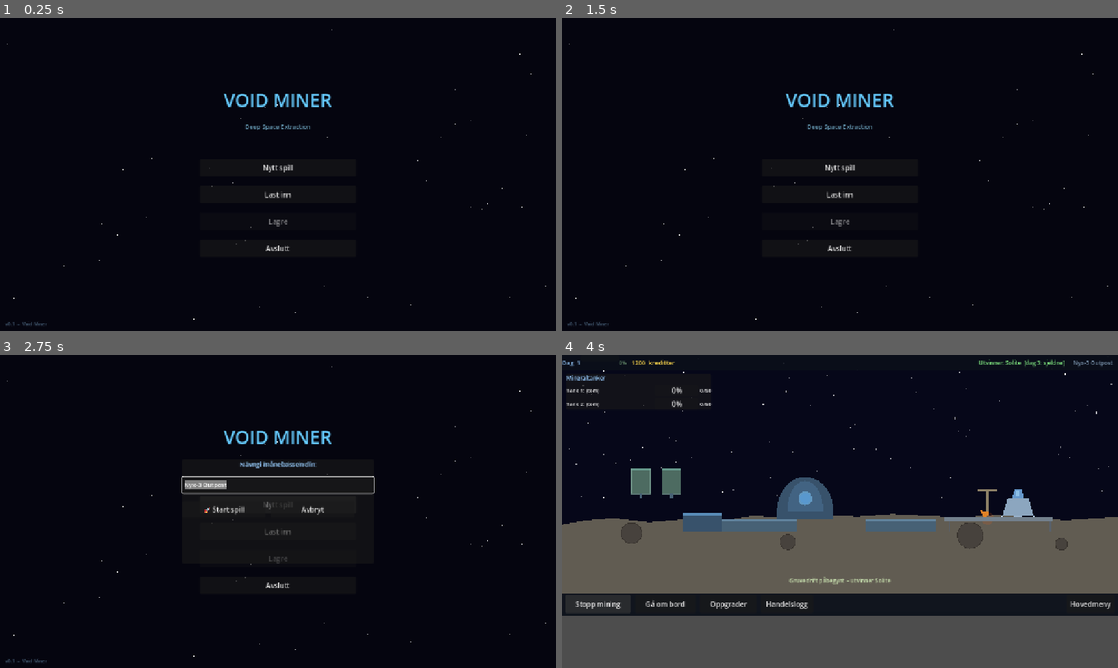
Above: before the commit, frames 1-4 (two rows, left to right).
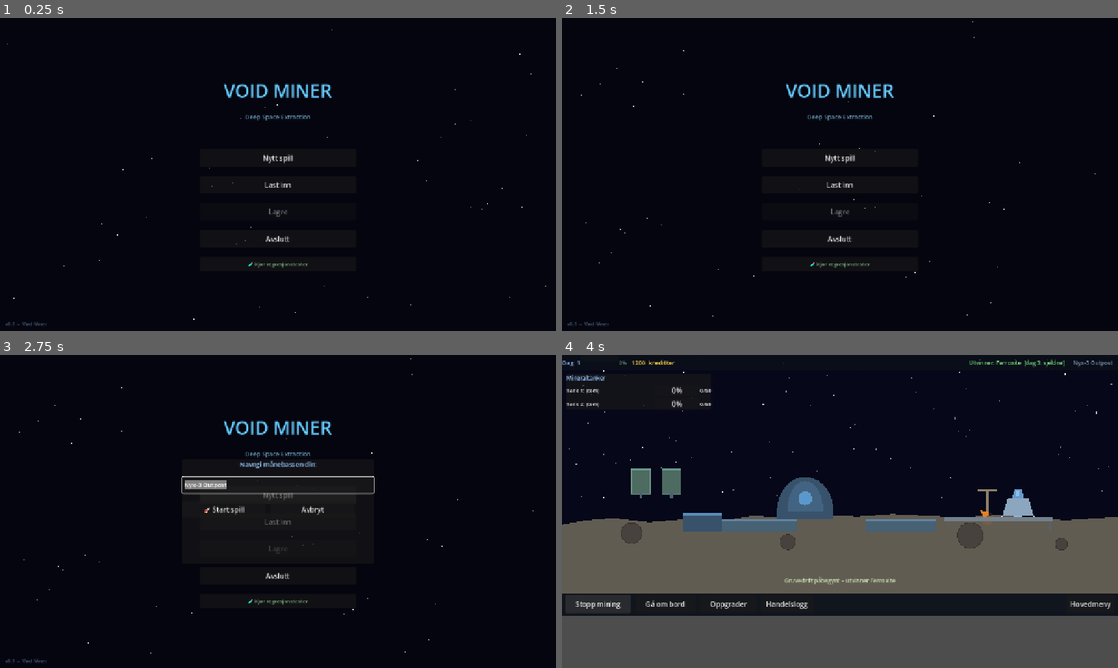
Above: after the commit, the same moments.

Repository: hansarne-lang/bruktbutikk
Game: Godot game, scene res://scenes/main_menu/MainMenu.tscn
Two runs of this game, one before a commit and one after it. Both use one fixed random seed, a clock stepped at 60 frames per second and the inputs below.
Inputs (mouse positions are in pixels of both pictures, inside the frame that each line leads up to):
- Up to frame 1 (0.25 s): no input
- Up to frame 2 (1.5 s): click (840, 265) at 0.5 s, where only the run after the commit has a clickable "🧪 Kjør regresjonstester"; click (606, 318) at 1.25 s, where only the run after the commit has a clickable "← Tilbake"
- Up to frame 3 (2.75 s): click "Nytt spill" at 2 s
- Up to frame 4 (4 s): click "🚀 Start spill" at 2.75 s; click "Start mining" at 3.5 s

The runs differ from the first frame. In frame 1, 1.6% of the frame differs, in the area x 37-60%, y 20-80%; in frame 2, 1.6%, in the area x 1-99%, y 1-97%; in frame 3, 1.4%; in frame 4, 0.2%.

Commit message:
50 regresjonstester + 4 spillforbedringer

Diff:
--- a/scenes/main_menu/MainMenu.tscn
+++ b/scenes/main_menu/MainMenu.tscn
@@ -58,6 +58,12 @@
 custom_minimum_size = Vector2(280, 40)
 text = "Avslutt"
 
+[node name="TestButton" type="Button" parent="VBoxContainer"]
+custom_minimum_size = Vector2(280, 32)
+text = "🧪 Kjør regresjonstester"
+theme_override_font_sizes/font_size = 12
+theme_override_colors/font_color = Color(0.5, 0.7, 0.5, 1)
+
 [node name="VersionLabel" type="Label" parent="."]
 layout_mode = 1
 anchors_preset = 4
--- /dev/null
+++ b/scenes/tests/TestScene.tscn
@@ -0,0 +1,53 @@
+[gd_scene load_steps=3 format=3]
+
+[ext_resource type="Script" path="res://scripts/tests/TestScene.gd" id="1"]
+[ext_resource type="Script" path="res://scripts/tests/TestRunner.gd" id="2"]
+
+[node name="TestScene" type="Node2D"]
+script = ExtResource("1")
+
+[node name="UI" type="CanvasLayer" parent="."]
+
+[node name="Bg" type="ColorRect" parent="UI"]
+position = Vector2(0, 0)
+size = Vector2(1280, 720)
+color = Color(0.03, 0.04, 0.08, 1)
+
+[node name="Header" type="Label" parent="UI"]
+position = Vector2(0, 10)
+custom_minimum_size = Vector2(1280, 36)
+text = "VOID MINER – REGRESJONSTESTER"
+horizontal_alignment = 1
+theme_override_font_sizes/font_size = 20
+theme_override_colors/font_color = Color(0.5, 0.8, 1.0, 1)
+
+[node name="SummaryLabel" type="Label" parent="UI"]
+position = Vector2(0, 44)
+custom_minimum_size = Vector2(1280, 28)
+text = "Kjører tester..."
+horizontal_alignment = 1
+theme_override_font_sizes/font_size = 15
+theme_override_colors/font_color = Color(1.0, 0.9, 0.4, 1)
+
+[node name="Scroll" type="ScrollContainer" parent="UI"]
+position = Vector2(20, 80)
+size = Vector2(1240, 580)
+
+[node name="ResultLabel" type="Label" parent="UI/Scroll"]
+custom_minimum_size = Vector2(1200, 0)
+autowrap_mode = 3
+theme_override_font_sizes/font_size = 13
+theme_override_colors/font_color = Color(0.85, 0.9, 0.85, 1)
+
+[node name="BackButton" type="Button" parent="UI"]
+position = Vector2(20, 672)
+custom_minimum_size = Vector2(160, 36)
+text = "← Tilbake"
+
+[node name="RunAgainButton" type="Button" parent="UI"]
+position = Vector2(200, 672)
+custom_minimum_size = Vector2(180, 36)
+text = "🔁 Kjør igjen"
+
+[node name="TestRunner" type="Node" parent="."]
+script = ExtResource("2")
--- a/scripts/main_menu/MainMenu.gd
+++ b/scripts/main_menu/MainMenu.gd
@@ -11,6 +11,7 @@
 @onready var load_button     : Button   = $VBoxContainer/LoadButton
 @onready var save_button     : Button   = $VBoxContainer/SaveButton
 @onready var quit_button     : Button   = $VBoxContainer/QuitButton
+@onready var test_button     : Button   = $VBoxContainer/TestButton
 @onready var stars_node                 = $Stars
 @onready var name_dialog                = $NameDialog
 @onready var name_edit       : LineEdit = $NameDialog/VBox/NameEdit
@@ -24,6 +25,8 @@
 	quit_button.pressed.connect(_on_quit_pressed)
 	confirm_btn.pressed.connect(_on_confirm_name)
 	cancel_btn.pressed.connect(func(): name_dialog.visible = false)
+	test_button.pressed.connect(func() -> void:
+		get_tree().change_scene_to_file("res://scenes/tests/TestScene.tscn"))
 	save_button.disabled = not SaveManager.has_active_game()
 	_draw_stars()
 
--- /dev/null
+++ b/scripts/tests/TestRunner.gd
@@ -0,0 +1,454 @@
+extends Node
+## Void Miner – Regresjonstestsuite (50 tester)
+## Kjøres via scenes/tests/TestScene.tscn
+
+signal tests_done(summary: String, results: Array)
+
+var _pass  : int          = 0
+var _fail  : int          = 0
+var _res   : Array[String] = []
+
+# ── Offentlig API ────────────────────────────────────────────────
+func run_all() -> void:
+	_pass = 0
+	_fail = 0
+	_res  = []
+
+	_section("SAVEMANAGER – new_game()")
+	_t01_new_game_day()
+	_t02_new_game_credits()
+	_t03_new_game_tanks()
+	_t04_new_game_time_of_day()
+	_t05_new_game_moon_name()
+
+	_section("SAVEMANAGER – add_mineral()")
+	_t06_add_mineral_returns_true()
+	_t07_add_mineral_sets_mineral_id()
+	_t08_add_mineral_sets_amount()
+	_t09_add_mineral_accumulates()
+	_t10_add_mineral_second_tank()
+	_t11_add_mineral_full_returns_false()
+
+	_section("SAVEMANAGER – total_minerals() / empty_tanks()")
+	_t12_total_minerals_zero_on_new()
+	_t13_total_minerals_sums_all()
+	_t14_empty_tanks_resets_amount()
+	_t15_empty_tanks_resets_mineral_id()
+	_t16_add_mineral_after_empty()
+
+	_section("SAVEMANAGER – add_trade_log()")
+	_t17_trade_log_appends()
+	_t18_trade_log_earned()
+	_t19_trade_log_trader()
+	_t20_trade_log_caps_at_50()
+
+	_section("SAVEMANAGER – moon_name")
+	_t21_moon_name_stored()
+	_t22_moon_name_migration()
+
+	_section("DATALOADER – mineral-innlasting")
+	_t23_mineral_count()
+	_t24_ferroxite_name()
+	_t25_ferroxite_base_value()
+	_t26_ferroxite_rarity()
+	_t27_novium_base_value()
+	_t28_novium_rarity()
+	_t29_quantite_rarity()
+	_t30_unknown_mineral_empty()
+	_t31_all_have_color()
+	_t32_all_have_description()
+
+	_section("DATALOADER – random_mineral() & låsing")
+	_t33_day1_only_common()
+	_t34_day3_uncommon_appears()
+	_t35_day7_rare_appears()
+	_t36_day14_very_rare_appears()
+	_t37_day25_legendary_appears()
+	_t38_never_returns_empty()
+	_t39_is_unlocked_ferroxite_day1()
+	_t40_not_unlocked_morganite_day1()
+	_t41_unlocked_morganite_day3()
+	_t42_not_unlocked_novanite_day3()
+
+	_section("TANK-LOGIKK")
+	_t43_fill_pct_half()
+	_t44_fill_pct_zero()
+	_t45_fill_pct_full()
+	_t46_bigger_tanks_capacity()
+	_t47_extra_tank_count()
+
+	_section("HANDELSBEREGNING")
+	_t48_ferroxite_earnings_grom()
+	_t49_ferroxite_earnings_zyla()
+	_t50_empty_cargo_zero_earnings()
+
+	var summary : String = "Resultat: %d / %d bestått  (%d feilet)" % [_pass, _pass + _fail, _fail]
+	tests_done.emit(summary, _res)
+
+# ════════════════════════════════════════════════════════════════
+#  SAVEMANAGER – new_game()
+# ════════════════════════════════════════════════════════════════
+func _t01_new_game_day() -> void:
+	SaveManager.new_game()
+	_chk("T01  new_game() → dag = 1",
+		SaveManager.game_data.get("day", 0) == 1)
+
+func _t02_new_game_credits() -> void:
+	SaveManager.new_game()
+	_chk("T02  new_game() → kreditter = 1200",
+		SaveManager.game_data.get("credits", 0) == 1200)
+
+func _t03_new_game_tanks() -> void:
+	SaveManager.new_game()
+	_chk("T03  new_game() → 2 tanker",
+		SaveManager.game_data.get("tanks", []).size() == 2)
+
+func _t04_new_game_time_of_day() -> void:
+	SaveManager.new_game()
+	_chk("T04  new_game() → time_of_day = 0.0",
+		SaveManager.game_data.get("time_of_day", -1.0) == 0.0)
+
+func _t05_new_game_moon_name() -> void:
+	SaveManager.new_game()
+	_chk("T05  new_game() → moon_name finnes",
+		SaveManager.game_data.has("moon_name"))
+
+# ════════════════════════════════════════════════════════════════
+#  SAVEMANAGER – add_mineral()
+# ════════════════════════════════════════════════════════════════
+func _t06_add_mineral_returns_true() -> void:
+	SaveManager.new_game()
+	_chk("T06  add_mineral() → true for tom tank",
+		SaveManager.add_mineral("ferroxite", 1) == true)
+
+func _t07_add_mineral_sets_mineral_id() -> void:
+	SaveManager.new_game()
+	SaveManager.add_mineral("ferroxite", 1)
+	_chk("T07  add_mineral() setter mineral_id",
+		SaveManager.game_data["tanks"][0].get("mineral_id", "") == "ferroxite")
+
+func _t08_add_mineral_sets_amount() -> void:
+	SaveManager.new_game()
+	SaveManager.add_mineral("ferroxite", 5)
+	_chk("T08  add_mineral() setter amount = 5",
+		SaveManager.game_data["tanks"][0].get("amount", 0) == 5)
+
+func _t09_add_mineral_accumulates() -> void:
+	SaveManager.new_game()
+	SaveManager.add_mineral("ferroxite", 3)
+	SaveManager.add_mineral("ferroxite", 7)
+	_chk("T09  add_mineral() akkumulerer i eksisterende tank",
+		SaveManager.game_data["tanks"][0].get("amount", 0) == 10)
+
+func _t10_add_mineral_second_tank() -> void:
+	SaveManager.new_game()
+	SaveManager.add_mineral("ferroxite", 1)
+	SaveManager.add_mineral("glacite",   1)
+	_chk("T10  nytt mineral bruker tank 2",
+		SaveManager.game_data["tanks"][1].get("mineral_id", "") == "glacite")
+
+func _t11_add_mineral_full_returns_false() -> void:
+	SaveManager.new_game()
+	# Fyll begge tankene med to ulike mineraler til maks kapasitet
+	for _i in 50:
+		SaveManager.add_mineral("ferroxite", 1)
+	for _i in 50:
+		SaveManager.add_mineral("glacite", 1)
+	# Nå er begge fulle – nytt mineral skal feile
+	_chk("T11  add_mineral() returnerer false når alle tanker fulle",
+		SaveManager.add_mineral("obsidite", 1) == false)
+
+# ════════════════════════════════════════════════════════════════
+#  SAVEMANAGER – total_minerals() / empty_tanks()
+# ════════════════════════════════════════════════════════════════
+func _t12_total_minerals_zero_on_new() -> void:
+	SaveManager.new_game()
+	_chk("T12  total_minerals() = 0 på nytt spill",
+		SaveManager.total_minerals() == 0)
+
+func _t13_total_minerals_sums_all() -> void:
+	SaveManager.new_game()
+	SaveManager.add_mineral("ferroxite", 5)
+	SaveManager.add_mineral("glacite",   3)
+	_chk("T13  total_minerals() summerer alle tanker = 8",
+		SaveManager.total_minerals() == 8)
+
+func _t14_empty_tanks_resets_amount() -> void:
+	SaveManager.new_game()
+	SaveManager.add_mineral("ferroxite", 10)
+	SaveManager.empty_tanks()
+	_chk("T14  empty_tanks() setter amount = 0",
+		SaveManager.game_data["tanks"][0].get("amount", -1) == 0)
+
+func _t15_empty_tanks_resets_mineral_id() -> void:
+	SaveManager.new_game()
+	SaveManager.add_mineral("ferroxite", 10)
+	SaveManager.empty_tanks()
+	_chk("T15  empty_tanks() setter mineral_id = \"\"",
+		SaveManager.game_data["tanks"][0].get("mineral_id", "X") == "")
+
+func _t16_add_mineral_after_empty() -> void:
+	SaveManager.new_game()
+	SaveManager.add_mineral("ferroxite", 10)
+	SaveManager.empty_tanks()
+	var ok := SaveManager.add_mineral("glacite", 2)
+	_chk("T16  add_mineral() virker igjen etter empty_tanks()", ok == true)
+
+# ════════════════════════════════════════════════════════════════
+#  SAVEMANAGER – add_trade_log()
+# ════════════════════════════════════════════════════════════════
+func _t17_trade_log_appends() -> void:
+	SaveManager.new_game()
+	SaveManager.add_trade_log(500, "Grom Korrec")
+	_chk("T17  add_trade_log() legger til 1 innslag",
+		SaveManager.game_data.get("trade_log", []).size() == 1)
+
+func _t18_trade_log_earned() -> void:
+	SaveManager.new_game()
+	SaveManager.add_trade_log(999, "Zyla")
+	_chk("T18  trade_log inneholder riktig beløp",
+		SaveManager.game_data["trade_log"][0].get("earned", 0) == 999)
+
+func _t19_trade_log_trader() -> void:
+	SaveManager.new_game()
+	SaveManager.add_trade_log(1, "Testtrader")
+	_chk("T19  trade_log inneholder riktig trader-navn",
+		SaveManager.game_data["trade_log"][0].get("trader", "") == "Testtrader")
+
+func _t20_trade_log_caps_at_50() -> void:
+	SaveManager.new_game()
+	for i in 55:
+		SaveManager.add_trade_log(i, "X")
+	_chk("T20  add_trade_log() kapper logg ved 50 innslag",
+		SaveManager.game_data.get("trade_log", []).size() == 50)
+
+# ════════════════════════════════════════════════════════════════
+#  SAVEMANAGER – moon_name
+# ════════════════════════════════════════════════════════════════
+func _t21_moon_name_stored() -> void:
+	SaveManager.new_game()
+	SaveManager.game_data["moon_name"] = "Testbasen Prime"
+	_chk("T21  moon_name lagres i game_data",
+		SaveManager.game_data.get("moon_name", "") == "Testbasen Prime")
+
+func _t22_moon_name_migration() -> void:
+	# Simulér gammel save uten moon_name – migrasjonslogikken skal fylle inn default
+	SaveManager.new_game()
+	SaveManager.game_data.erase("moon_name")
+	# Kjør migrasjonssjekken manuelt (samme logikk som i load_game)
+	if not SaveManager.game_data.has("moon_name"):
+		SaveManager.game_data["moon_name"] = "Luna-7 Mining Station"
+	_chk("T22  moon_name migreres inn i gamle saves",
+		SaveManager.game_data.get("moon_name", "") == "Luna-7 Mining Station")
+
+# ════════════════════════════════════════════════════════════════
+#  DATALOADER – innlasting
+# ════════════════════════════════════════════════════════════════
+func _t23_mineral_count() -> void:
+	_chk("T23  20 mineraler er lastet inn",
+		DataLoader.minerals.size() == 20)
+
+func _t24_ferroxite_name() -> void:
+	_chk("T24  ferroxite har name-felt",
+		DataLoader.get_mineral("ferroxite").has("name"))
+
+func _t25_ferroxite_base_value() -> void:
+	_chk("T25  ferroxite base_value = \"280\"",
+		DataLoader.get_mineral("ferroxite").get("base_value", "") == "280")
+
+func _t26_ferroxite_rarity() -> void:
+	_chk("T26  ferroxite rarity = \"common\"",
+		DataLoader.get_mineral("ferroxite").get("rarity", "") == "common")
+
+func _t27_novium_base_value() -> void:
+	_chk("T27  novium base_value = \"4500\"",
+		DataLoader.get_mineral("novium").get("base_value", "") == "4500")
+
+func _t28_novium_rarity() -> void:
+	_chk("T28  novium rarity = \"legendary\"",
+		DataLoader.get_mineral("novium").get("rarity", "") == "legendary")
+
+func _t29_quantite_rarity() -> void:
+	_chk("T29  quantite rarity = \"very_rare\"",
+		DataLoader.get_mineral("quantite").get("rarity", "") == "very_rare")
+
+func _t30_unknown_mineral_empty() -> void:
+	_chk("T30  ukjent mineral returnerer {}",
+		DataLoader.get_mineral("ukjent_xyz_abc") == {})
+
+func _t31_all_have_color() -> void:
+	var ok := true
+	for id in DataLoader.minerals:
+		if not DataLoader.minerals[id].has("color"):
+			ok = false; break
+	_chk("T31  alle 20 mineraler har color-felt", ok)
+
+func _t32_all_have_description() -> void:
+	var ok := true
+	for id in DataLoader.minerals:
+		if not DataLoader.minerals[id].has("description"):
+			ok = false; break
+	_chk("T32  alle 20 mineraler har description-felt", ok)
+
+# ════════════════════════════════════════════════════════════════
+#  DATALOADER – random_mineral() & is_mineral_unlocked()
+# ════════════════════════════════════════════════════════════════
+func _t33_day1_only_common() -> void:
+	SaveManager.new_game()  # dag 1
+	var ok := true
+	for _i in 300:
+		var r : String = DataLoader.get_mineral(DataLoader.random_mineral()).get("rarity", "")
+		if r != "common":
+			ok = false; break
+	_chk("T33  dag 1 → kun common mineraler (300 forsøk)", ok)
+
+func _t34_day3_uncommon_appears() -> void:
+	SaveManager.new_game()
+	SaveManager.game_data["day"] = 3
+	var saw := false
+	for _i in 500:
+		if DataLoader.get_mineral(DataLoader.random_mineral()).get("rarity","") == "uncommon":
+			saw = true; break
+	_chk("T34  dag 3 → uncommon kan dukke opp (500 forsøk)", saw)
+
+func _t35_day7_rare_appears() -> void:
+	SaveManager.new_game()
+	SaveManager.game_data["day"] = 7
+	var saw := false
+	for _i in 1000:
+		if DataLoader.get_mineral(DataLoader.random_mineral()).get("rarity","") == "rare":
+			saw = true; break
+	_chk("T35  dag 7 → rare kan dukke opp (1000 forsøk)", saw)
+
+func _t36_day14_very_rare_appears() -> void:
+	SaveManager.new_game()
+	SaveManager.game_data["day"] = 14
+	var saw := false
+	for _i in 2000:
+		if DataLoader.get_mineral(DataLoader.random_mineral()).get("rarity","") == "very_rare":
+			saw = true; break
+	_chk("T36  dag 14 → very_rare kan dukke opp (2000 forsøk)", saw)
+
+func _t37_day25_legendary_appears() -> void:
+	SaveManager.new_game()
+	SaveManager.game_data["day"] = 25
+	var saw := false
+	for _i in 3000:
+		if DataLoader.get_mineral(DataLoader.random_mineral()).get("rarity","") == "legendary":
+			saw = true; break
+	_chk("T37  dag 25 → legendary kan dukke opp (3000 forsøk)", saw)
+
+func _t38_never_returns_empty() -> void:
+	SaveManager.new_game()
+	var ok := true
+	for _i in 200:
+		if DataLoader.random_mineral() == "":
+			ok = false; break
+	_chk("T38  random_mineral() returnerer aldri tom streng", ok)
+
+func _t39_is_unlocked_ferroxite_day1() -> void:
+	SaveManager.new_game()  # dag 1
+	_chk("T39  ferroxite er låst opp dag 1",
+		DataLoader.is_mineral_unlocked("ferroxite") == true)
+
+func _t40_not_unlocked_morganite_day1() -> void:
+	SaveManager.new_game()  # dag 1
+	_chk("T40  morganite er IKKE låst opp dag 1",
+		DataLoader.is_mineral_unlocked("morganite") == false)
+
+func _t41_unlocked_morganite_day3() -> void:
+	SaveManager.new_game()
+	SaveManager.game_data["day"] = 3
+	_chk("T41  morganite låses opp dag 3",
+		DataLoader.is_mineral_unlocked("morganite") == true)
+
+func _t42_not_unlocked_novanite_day3() -> void:
+	SaveManager.new_game()
+	SaveManager.game_data["day"] = 3
+	_chk("T42  novanite er IKKE låst opp dag 3",
+		DataLoader.is_mineral_unlocked("novanite") == false)
+
+# ════════════════════════════════════════════════════════════════
+#  TANK-LOGIKK
+# ════════════════════════════════════════════════════════════════
+func _t43_fill_pct_half() -> void:
+	_chk("T43  fyllprosent 25/50 = 50 %",
+		_fill_pct(25, 50) == 50.0)
+
+func _t44_fill_pct_zero() -> void:
+	_chk("T44  fyllprosent 0/50 = 0 %",
+		_fill_pct(0, 50) == 0.0)
+
+func _t45_fill_pct_full() -> void:
+	_chk("T45  fyllprosent 50/50 = 100 %",
+		_fill_pct(50, 50) == 100.0)
+
+func _t46_bigger_tanks_capacity() -> void:
+	SaveManager.new_game()
+	for tank in SaveManager.game_data.get("tanks", []):
+		tank["capacity"] = 100
+	_chk("T46  bigger_tanks setter kapasitet til 100",
+		SaveManager.game_data["tanks"][0].get("capacity", 0) == 100)
+
+func _t47_extra_tank_count() -> void:
+	SaveManager.new_game()
+	var before : int = SaveManager.game_data.get("tanks", []).size()
+	SaveManager.game_data["tanks"].append({"mineral_id": "", "amount": 0, "capacity": 50})
+	_chk("T47  extra_tank legger til 3. tank",
+		SaveManager.game_data.get("tanks", []).size() == before + 1)
+
+# ════════════════════════════════════════════════════════════════
+#  HANDELSBEREGNING
+# ════════════════════════════════════════════════════════════════
+func _t48_ferroxite_earnings_grom() -> void:
+	SaveManager.new_game()
+	SaveManager.add_mineral("ferroxite", 1)
+	# ferroxite base_value=280, Grom multiplier=0.70 → 196
+	_chk("T48  ferroxite × 1 × 0.70 = 196 kr",
+		_calc_earnings(0.70) == 196)
+
+func _t49_ferroxite_earnings_zyla() -> void:
+	SaveManager.new_game()
+	SaveManager.add_mineral("ferroxite", 1)
+	# ferroxite base_value=280, Zyla multiplier=0.90 → 252
+	_chk("T49  ferroxite × 1 × 0.90 = 252 kr",
+		_calc_earnings(0.90) == 252)
+
+func _t50_empty_cargo_zero_earnings() -> void:
+	SaveManager.new_game()
+	_chk("T50  tom last gir 0 kr i inntjening",
+		_calc_earnings(0.70) == 0)
+
+# ════════════════════════════════════════════════════════════════
+#  Hjelpefunksjoner
+# ════════════════════════════════════════════════════════════════
+func _fill_pct(amt: int, cap: int) -> float:
+	if cap == 0: return 0.0
+	return float(amt) / float(cap) * 100.0
+
+func _calc_earnings(multiplier: float) -> int:
+	var tanks  : Array = SaveManager.game_data.get("tanks", [])
+	var earned : int   = 0
+	for tank in tanks:
+		var mid : String = tank.get("mineral_id", "")
+		var amt : int    = tank.get("amount", 0)
+		if mid == "" or amt == 0:
+			continue
+		var val : int = int(DataLoader.get_mineral(mid).get("base_value", "0"))
+		earned += int(float(val) * float(amt) * multiplier)
+	return earned
+
+func _chk(name: String, passed: bool) -> void:
+	if passed:
+		_pass += 1
+		_res.append("✅ " + name)
+	else:
+		_fail += 1
+		_res.append("❌ " + name)
+
+func _section(title: String) -> void:
+	_res.append("")
+	_res.append("── " + title + " ──")
+
+func _format_result() -> String:
+	return "Resultat: %d / %d bestått" % [_pass, _pass + _fail]
--- /dev/null
+++ b/scripts/tests/TestScene.gd
@@ -0,0 +1,31 @@
+extends Node2D
+## UI-kontroller for testscenen
+
+@onready var summary_lbl : Label          = $UI/SummaryLabel
+@onready var result_lbl  : Label          = $UI/Scroll/ResultLabel
+@onready var runner      : Node           = $TestRunner
+
+func _ready() -> void:
+	$UI/BackButton.pressed.connect(func() -> void:
+		get_tree().change_scene_to_file("res://scenes/main_menu/MainMenu.tscn"))
+	$UI/RunAgainButton.pressed.connect(_run)
+	runner.tests_done.connect(_on_done)
+	_run()
+
+func _run() -> void:
+	summary_lbl.text             = "Kjører 50 tester..."
+	summary_lbl.add_theme_color_override("font_color", Color(1.0, 0.9, 0.4, 1))
+	result_lbl.text              = ""
+	runner.run_all()
+
+func _on_done(summary: String, results: Array) -> void:
+	var all_pass : bool = not summary.contains("0 /") and results.filter(
+		func(s: String) -> bool: return s.begins_with("❌")).is_empty()
+
+	if all_pass:
+		summary_lbl.add_theme_color_override("font_color", Color(0.3, 1.0, 0.4, 1))
+	else:
+		summary_lbl.add_theme_color_override("font_color", Color(1.0, 0.4, 0.3, 1))
+	summary_lbl.text = summary
+
+	result_lbl.text = "\n".join(results)
